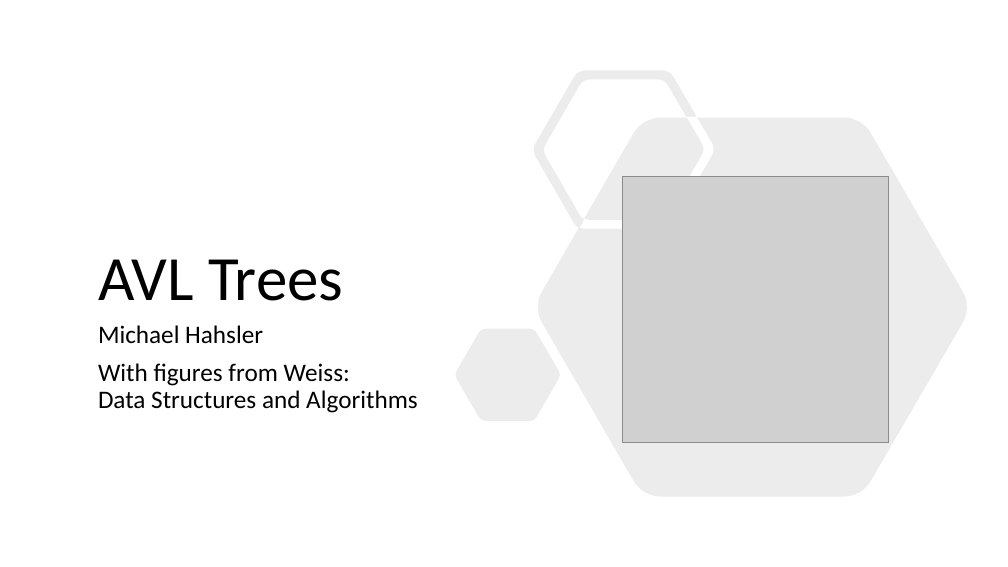
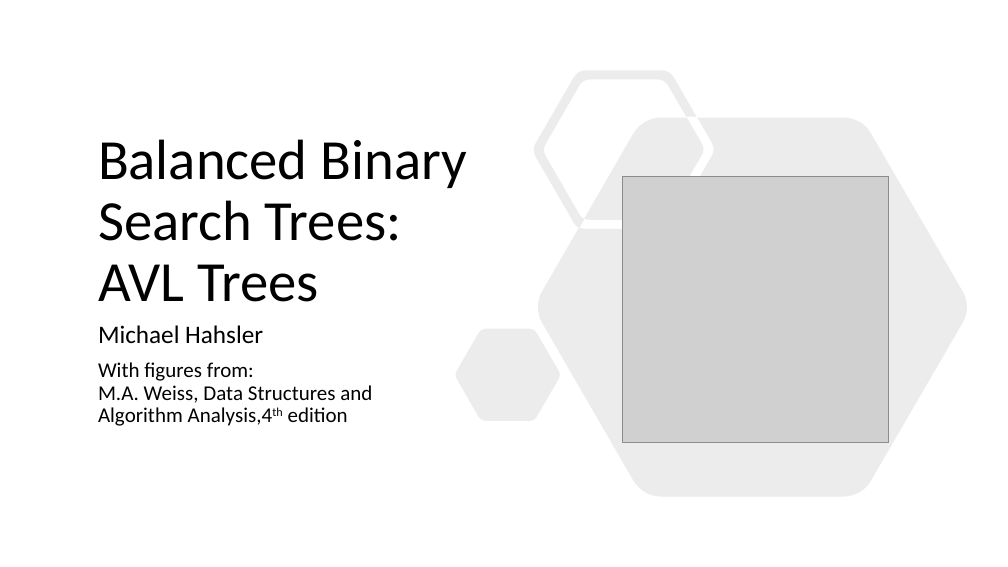
Before and after one commit to mhahsler/CS2341, a slide deck: slide 1 of Chapter4_Trees/slides/AVL_trees.pptx. Drawn at 1008x567 pixels with LibreOffice and Linux fonts; fonts in the diff are those of the drawing; grey boxes stand for pictures. Boxes give left, top, right and bottom in pixels: in the first picture for what was removed or moved away, otherwise in the second. Text is boxed around its words. In the diff, an @@ line names an element or a change of style, - is before the commit and + after.

```diff
--- a/Chapter4_Trees/slides/AVL_trees.pptx
+++ b/Chapter4_Trees/slides/AVL_trees.pptx
@@ title at box(98, 139, 467, 302): text changed; size 60 to 54 pt @@
-AVL Trees
+Balanced Binary Search Trees:
+AVL Trees
@@ subtitle at box(98, 362, 372, 426): text changed; size 24 to 20 pt @@
-With figures from Weiss:
-Data Structures and Algorithms
+With figures from:
+M.A. Weiss, Data Structures and Algorithm Analysis,4th edition
```
Also in this commit, not shown: 4 other slides changed, 1 other file.
